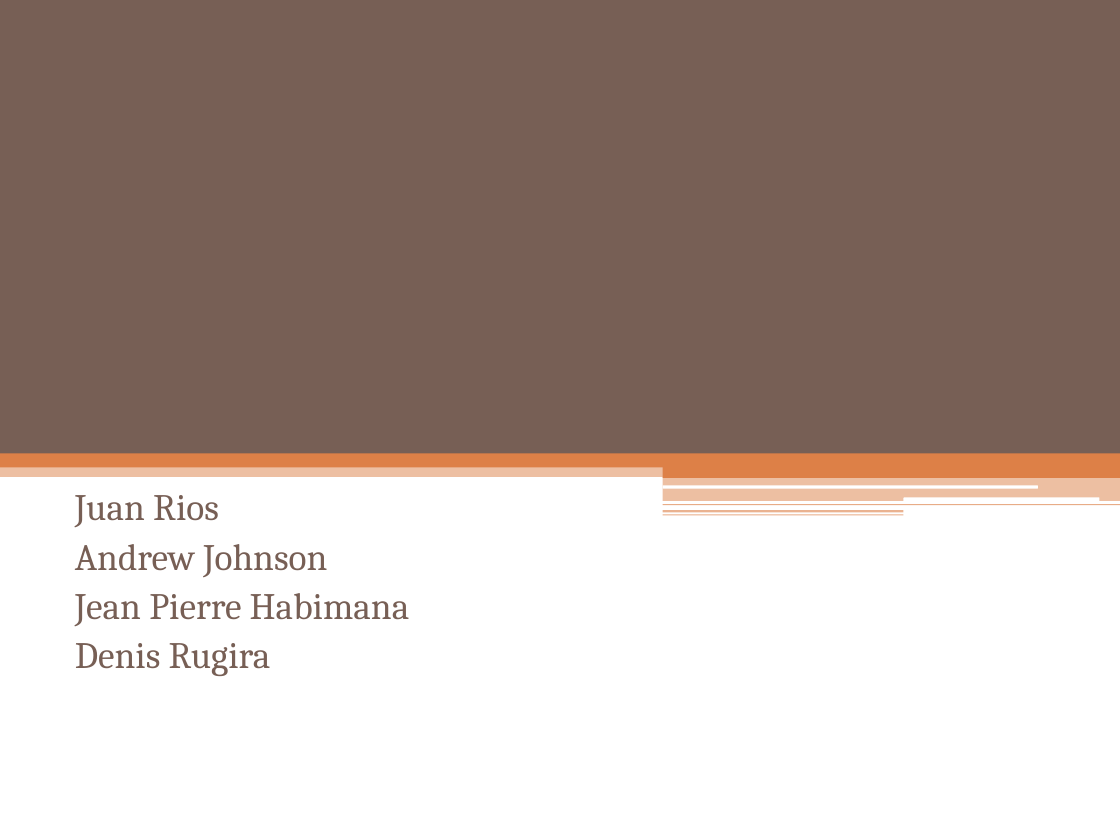
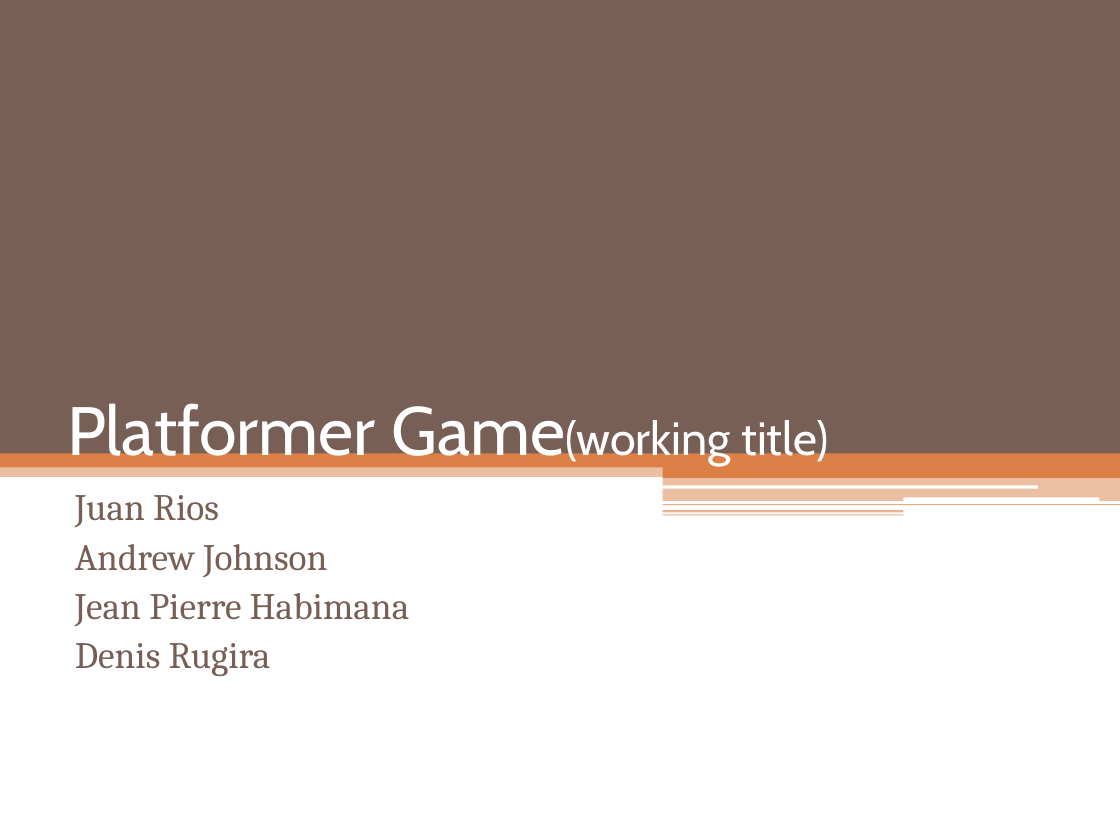
Before and after one commit to csce3513/Team2, a slide deck: slide 1 of GamePresentation1.pptx. Drawn at 1120x840 pixels with LibreOffice and Linux fonts; fonts in the diff are those of the drawing. Boxes give left, top, right and bottom in pixels: in the first picture for what was removed or moved away, otherwise in the second. Text is boxed around its words. In the diff, an @@ line names an element or a change of style, - is before the commit and + after.

Commit message:
Changed slide titles

```diff
--- a/GamePresentation1.pptx
+++ b/GamePresentation1.pptx
@@ title added at (67, 403, 828, 470), 44 pt, text #FFFFFF @@
+Platformer Game(working title)
```
Also in this commit, not shown: 3 other slides changed.
